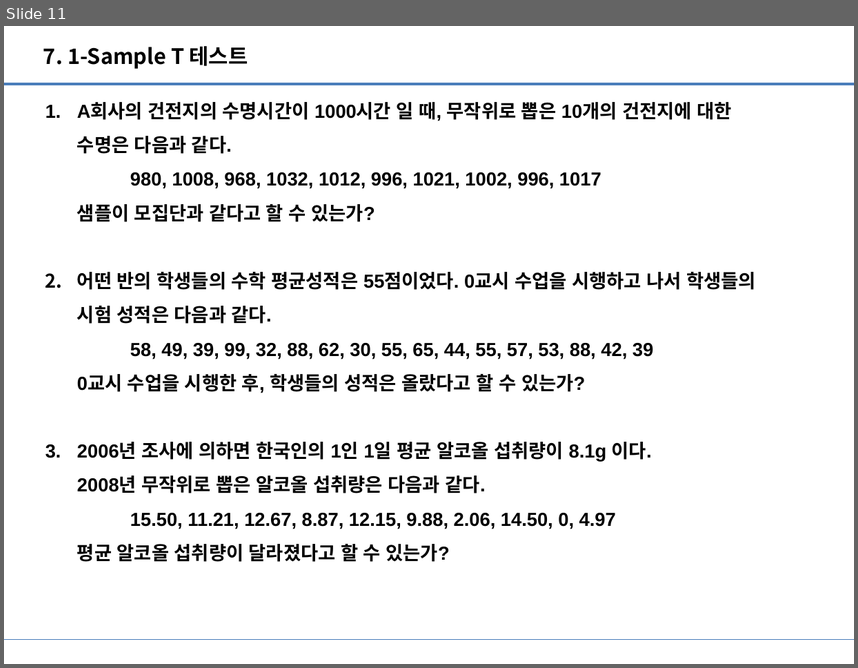
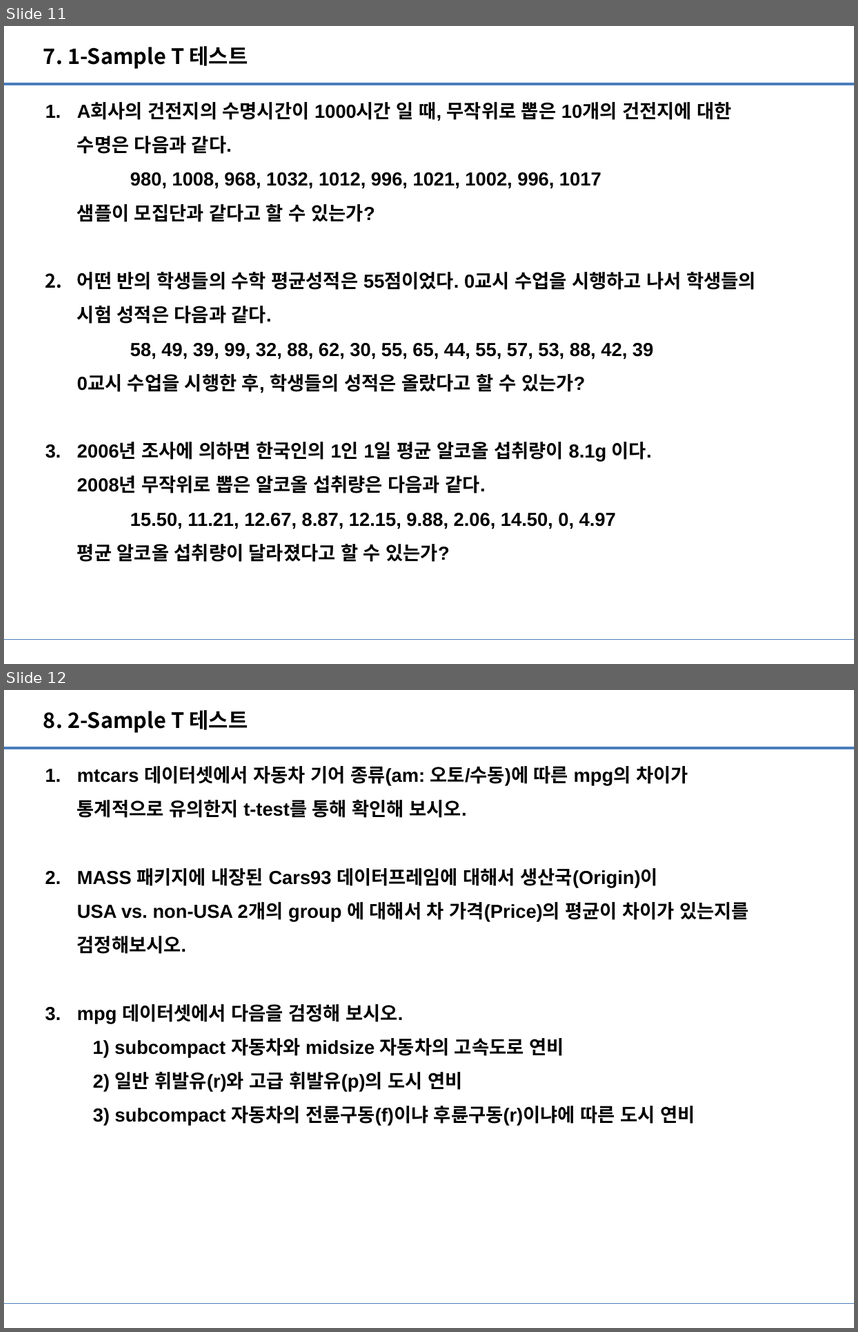
Before and after one commit to Heechul90/R-Statistics, a slide deck: Practice/연습문제 data/R 연습문제.pptx. Shown one above the other, each under a label of ours: slide 11 before the commit, slides 11 and 12 after it. The pictures are 858x668 and 858x1332 pixels, drawn with LibreOffice and Linux fonts; fonts in the diff are those of the drawing. Boxes give left, top, right and bottom in pixels: in the first picture for what was removed or moved away, otherwise in the second. Text is boxed around its words. In the diff, an @@ line names an element or a change of style, - is before the commit and + after.

```diff
--- a/Practice/연습문제 data/R 연습문제.pptx
+++ b/Practice/연습문제 data/R 연습문제.pptx
@@ slide 12 added at (x1=4, y1=690, x2=854, y2=1328), background #FFFFFF; not listed: 2 template elements that a slide beside it also shows @@
@@ text added at (x1=43, y1=710, x2=248, y2=733), 18 pt, text #000000, bold @@
+8. 2-Sample T 테스트
@@ text added at (x1=77, y1=766, x2=750, y2=1125), 16 pt, text #000000, bold @@
+1. mtcars 데이터셋에서 자동차 기어 종류(am: 오토/수동)에 따른 mpg의 차이가
+   통계적으로 유의한지 t-test를 통해 확인해 보시오.
+2. MASS 패키지에 내장된 Cars93 데이터프레임에 대해서 생산국(Origin)이
+   USA vs. non-USA 2개의 group 에 대해서 차 가격(Price)의 평균이 차이가 있는지를
+   검정해보시오.
+3. mpg 데이터셋에서 다음을 검정해 보시오.
+   1) subcompact 자동차와 midsize 자동차의 고속도로 연비
+   2) 일반 휘발유(r)와 고급 휘발유(p)의 도시 연비
+   3) subcompact 자동차의 전륜구동(f)이냐 후륜구동(r)이냐에 따른 도시 연비
```
Also in this commit, not shown: 1 slide changed, 2 other slides added, 3 other files.
